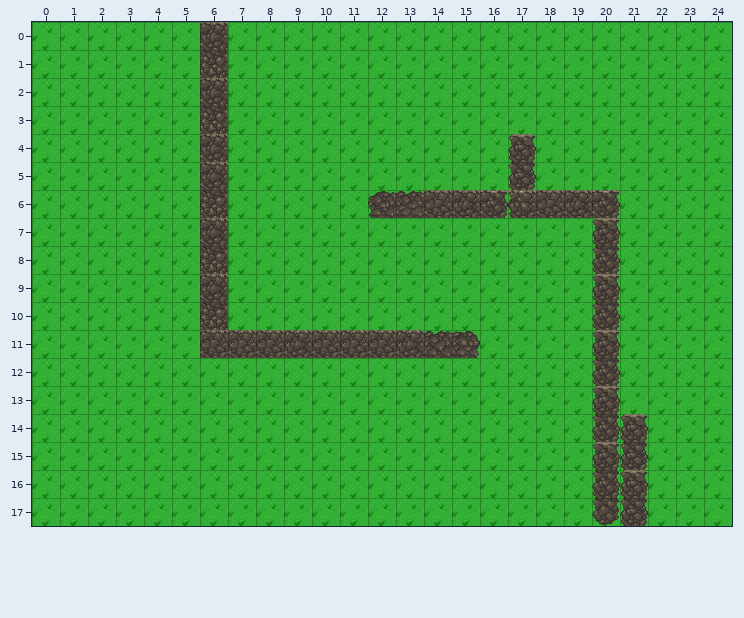
A Tiled map (JSON) gets an edit: public/maps/level1.tmj. This is how it looked before the edit.
Cells are 32x32 px. Shown: x 0..24, y 0..17.
Once edited:
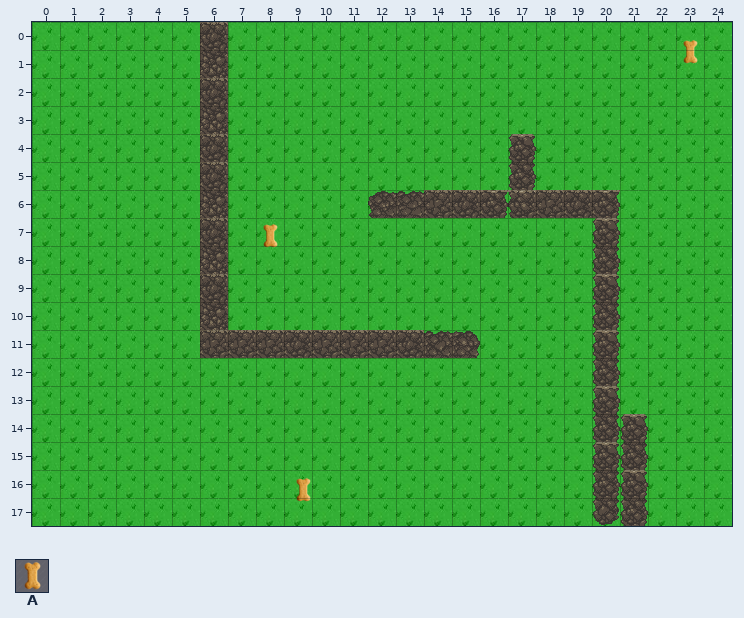
Key: from "Bone": A 1 "bone".
Objects are placed by their top-left corner, in cells (3,4 is the top-left corner of cell 3,4); size is 1x1 cell unless given.
Difference:
Layer "bone":
added: A "Bone" at 23,0.6
added: A "Bone" at 8,7.1
added: A "Bone" at 9.2,16.2
Changed places in both pictures, as pixel boxes (x1, y1, x2, y2):
added: (683, 40, 698, 64)
added: (263, 224, 278, 248)
added: (296, 478, 311, 502)
